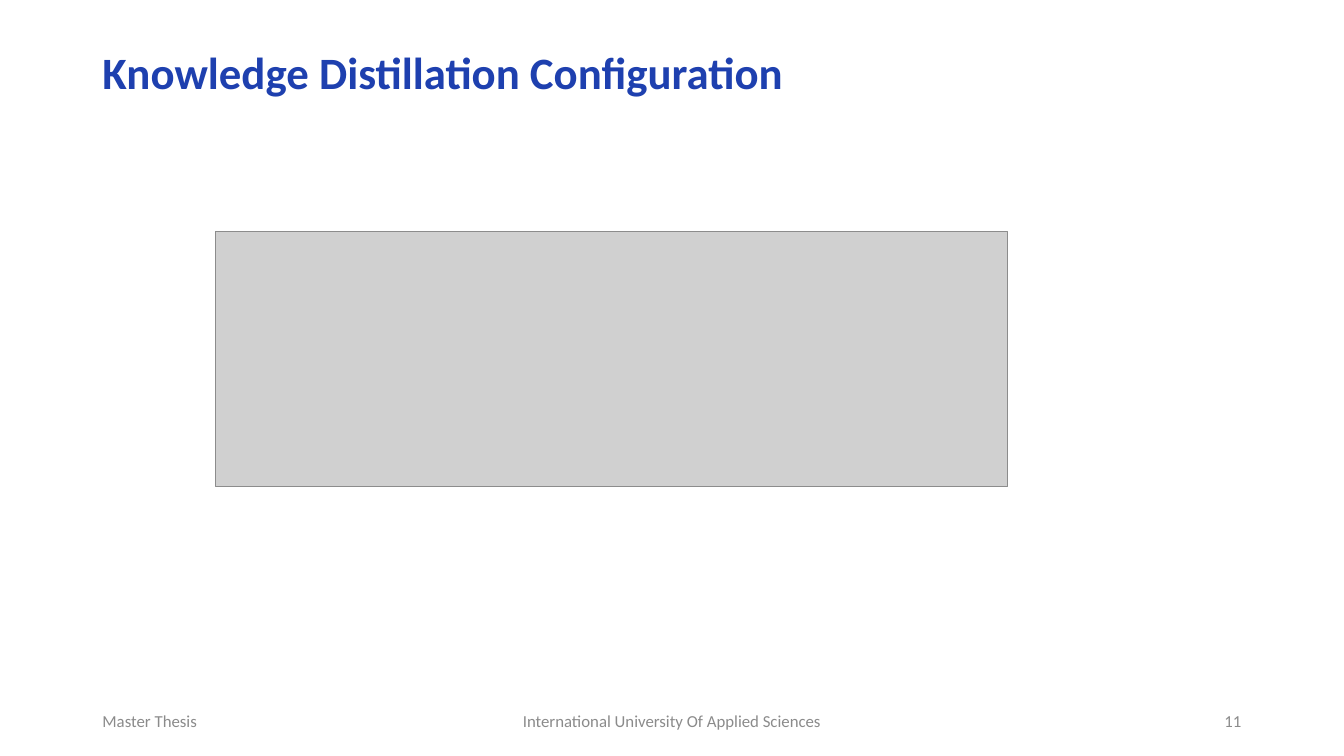
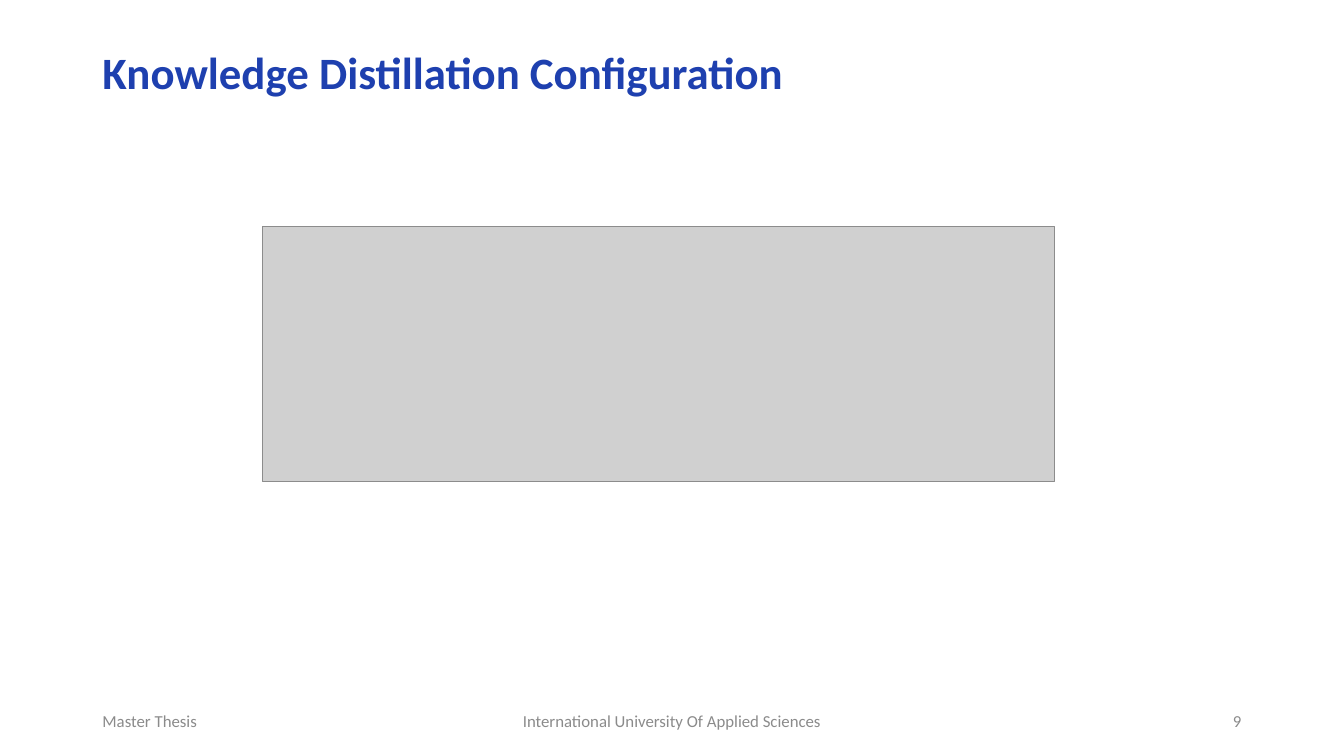
Before and after one commit to RajeshRamadas/yolov8-model-optimization, a slide deck: slide 9 of 01-Project-management/presentation/KnowledgeDistillation.pptx (slide 11 before the commit). Drawn at 1344x756 pixels with LibreOffice and Linux fonts; fonts in the diff are those of the drawing; grey boxes stand for pictures. Boxes give left, top, right and bottom in pixels: in the first picture for what was removed or moved away, otherwise in the second. Text is boxed around its words. In the diff, an @@ line names an element or a change of style, - is before the commit and + after.

```diff
--- a/01-Project-management/presentation/KnowledgeDistillation.pptx
+++ b/01-Project-management/presentation/KnowledgeDistillation.pptx
@@ picture: place and size @@
-picture at bbox=[216, 232, 1008, 487]
+picture at bbox=[262, 227, 1055, 482]
@@ page number at bbox=[1233, 716, 1241, 727]: text changed @@
-11
+9
```
Also in this commit, not shown: 4 other slides changed, 9 slides added, 2 slides removed.
